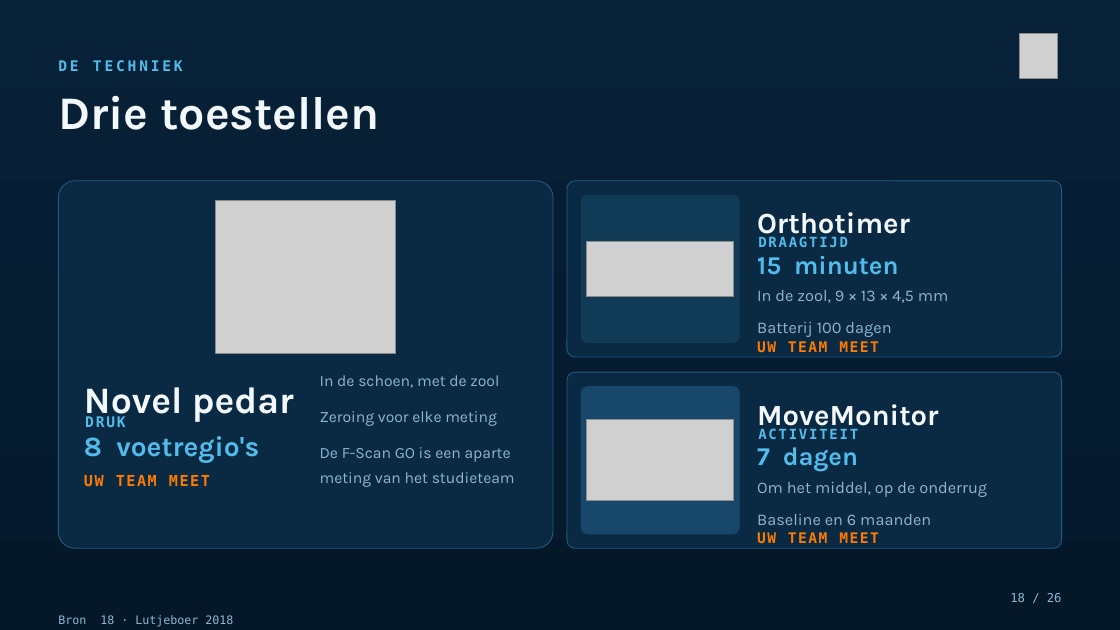
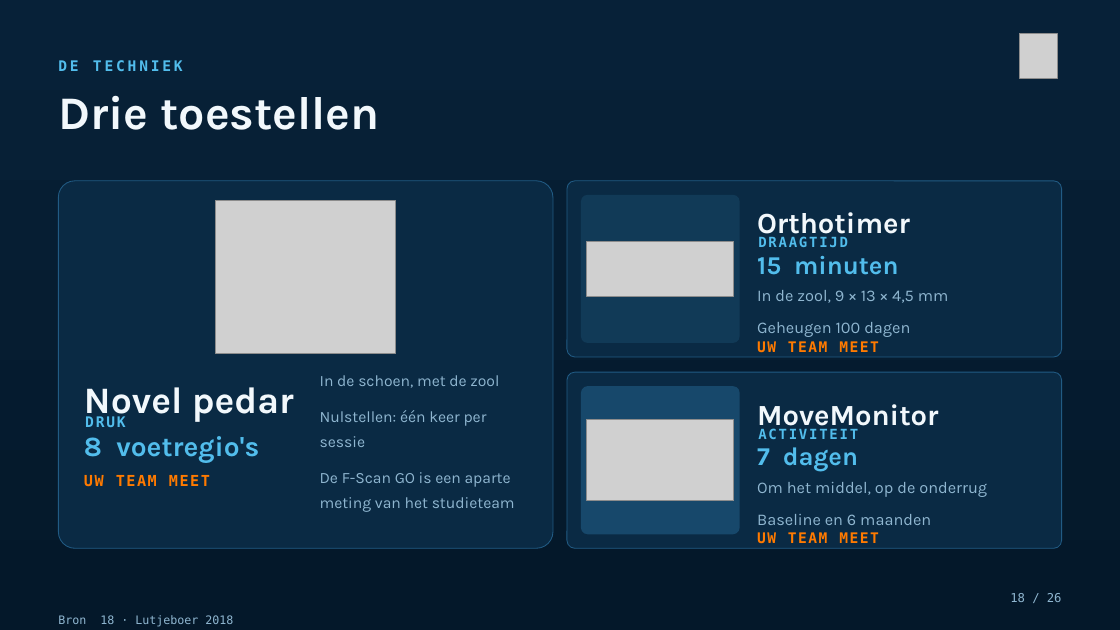
Before and after one commit to Dellfs/paradise-project, a slide deck: slide 18 of PARADISE_presentatie/PARADISE_az_groeninge.pptx. Drawn at 1120x630 pixels with LibreOffice and Linux fonts; fonts in the diff are those of the drawing; grey boxes stand for pictures. Boxes give left, top, right and bottom in pixels: in the first picture for what was removed or moved away, otherwise in the second. Text is boxed around its words. In the diff, an @@ line names an element or a change of style, - is before the commit and + after.

```diff
--- a/PARADISE_presentatie/PARADISE_az_groeninge.pptx
+++ b/PARADISE_presentatie/PARADISE_az_groeninge.pptx
@@ text at box(757, 322, 910, 337): text changed @@
-Batterij 100 dagen
+Geheugen 100 dagen
@@ text at box(320, 410, 487, 447): text changed @@
-Zeroing voor elke meting
+Nulstellen: één keer per sessie
```
Also in this commit, not shown: 1 other slide changed, 45 other files.
